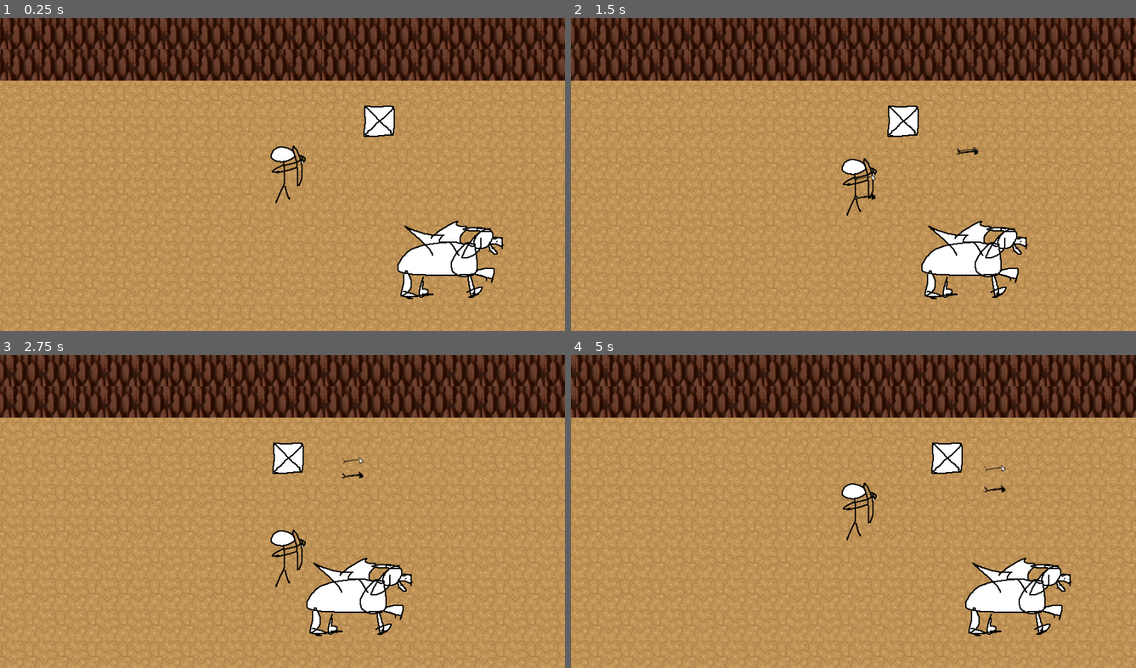
Above: before the commit, frames 1-4 (two rows, left to right).
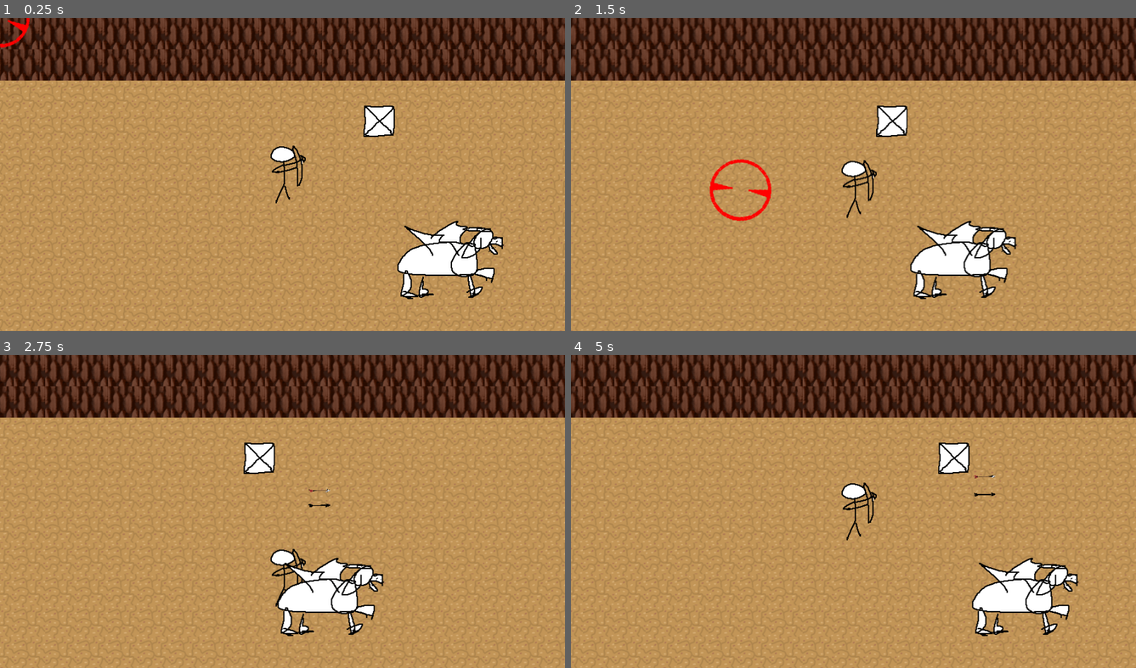
Above: after the commit, the same moments.

Repository: m7rk/codingblocksjam
Game: Godot game, scene res://Dungeon.tscn
Same seed, same stepped clock (60 frames per second), same inputs: the game is played once before the commit and once after it.
Inputs (mouse positions are in pixels of both pictures, inside the frame that each line leads up to):
- Up to frame 1 (0.25 s): no input
- Up to frame 2 (1.5 s): move the mouse to (977, 158) at 0.52 s; hold D (right) 0.53-1.28 s; click (977, 158) at 0.67 s; move the mouse to (740, 190) at 1.27 s; hold S (down) from 1.28 s (still down); click (740, 190) at 1.42 s
- Up to frame 3 (2.75 s): move the mouse to (339, 442) at 2.02 s; release S (down) at 2.03 s; hold D (right) from 2.03 s (still down); click (339, 442) at 2.17 s
- Up to frame 4 (5 s): move the mouse to (825, 574) at 2.77 s; release D (right) at 2.78 s; hold W (up) 2.78-3.53 s; click (825, 574) at 2.92 s; move the mouse to (1023, 558) at 3.52 s; hold A (left) from 3.53 s (still down); click (1023, 558) at 3.67 s; move the mouse to (684, 464) at 4.27 s; click (684, 464) at 4.42 s

The runs differ from the first frame. In frame 1, 0.1% of the frame differs, in the area x 0-6%, y 0-10%; in frame 2, 18%; in frame 3, 19%, in the area x 0-100%, y 0-100%; in frame 4, 19%.

Commit message:
aimer

Diff:
--- a/Arrow.gd
+++ b/Arrow.gd
@@ -27,7 +27,7 @@
 	var airtime = abs(Vector2(x,y).length() / SPEED)
 	# let's start by solving for y first.
 	# i do not know why i have to divide by ten here??
-	zvel = (0.3 + -(0.5 * zgrav * airtime * airtime)) / airtime
+	zvel = (0.5 + -(0.5 * zgrav * airtime * airtime)) / airtime
 	yvel = (y / airtime)
 
 
--- a/Arrow.tscn
+++ b/Arrow.tscn
@@ -2,9 +2,10 @@
 
 [ext_resource path="res://arrow.png" type="Texture" id=1]
 [ext_resource path="res://Arrow.gd" type="Script" id=2]
-[ext_resource path="res://shadow.png" type="Texture" id=3]
+[ext_resource path="res://arrow_shadow.png" type="Texture" id=3]
 
 [sub_resource type="RectangleShape2D" id=1]
+extents = Vector2( 1, 1 )
 
 [node name="Arrow" type="Area2D"]
 collision_layer = 2
@@ -15,10 +16,19 @@
 shape = SubResource( 1 )
 
 [node name="ArrowSprite" type="Sprite" parent="."]
-position = Vector2( 0, -30 )
+position = Vector2( -15, -30 )
+scale = Vector2( 0.05, 0.05 )
 texture = ExtResource( 1 )
+__meta__ = {
+"_edit_lock_": true
+}
 
 [node name="Sprite" type="Sprite" parent="."]
+position = Vector2( -15, 0 )
+scale = Vector2( 0.05, 0.05 )
 texture = ExtResource( 3 )
+__meta__ = {
+"_edit_lock_": true
+}
 
 [connection signal="body_entered" from="." to="." method="_on_Arrow_body_entered"]
--- a/Dungeon.tscn
+++ b/Dungeon.tscn
@@ -8,6 +8,7 @@
 [ext_resource path="res://CameraFollow.gd" type="Script" id=6]
 [ext_resource path="res://blob.png" type="Texture" id=7]
 [ext_resource path="res://Enemy.gd" type="Script" id=8]
+[ext_resource path="res://aimer.png" type="Texture" id=9]
 
 [sub_resource type="RectangleShape2D" id=2]
 extents = Vector2( 10, 600 )
@@ -95,11 +96,6 @@
 position = Vector2( 854, 379 )
 texture = ExtResource( 4 )
 
-[node name="Camera" type="Camera2D" parent="."]
-offset = Vector2( 0, 250 )
-current = true
-script = ExtResource( 6 )
-
 [node name="EnemyCollection" type="Node2D" parent="."]
 
 [node name="Enemy" type="KinematicBody2D" parent="EnemyCollection"]
@@ -155,3 +151,12 @@
 __meta__ = {
 "_edit_lock_": true
 }
+
+[node name="Aimer" type="Sprite" parent="."]
+position = Vector2( 1257, 258 )
+texture = ExtResource( 9 )
+
+[node name="Camera" type="Camera2D" parent="."]
+offset = Vector2( 0, 250 )
+current = true
+script = ExtResource( 6 )
--- a/Player.gd
+++ b/Player.gd
@@ -2,35 +2,60 @@
 var arrow = preload("res://Arrow.tscn")
 
 # Declare member variables here. Examples:
-var SPEED = 100
+var SPEED = 150
+
+var AIM_SPEED = 50
 # var b = "text"
-
+var aimer_active = true
+var aim_time = 0
+var AIM_MAX = 2.5
+var AIM_LIMIT = 2.0
+var AIM_CURS_ROT_SPEED = 90
 
 # Called when the node enters the scene tree for the first time.
 func _ready():
 	pass # Replace with function body.
 
 
-# Called every frame. 'delta' is the elapsed time since the previous frame.
-#func _process(delta):
-#	pass
+func _physics_process(delta):
+	var raw_input = Vector2(0,0)
+	if(Input.is_action_pressed("right")):
+		raw_input = Vector2(1,0)
+	if(Input.is_action_pressed("left")):
+		raw_input = Vector2(-1,0)
+	if(Input.is_action_pressed("up")):
+		raw_input = Vector2(0,-1)
+	if(Input.is_action_pressed("down")):
+		raw_input = Vector2(0,1)
+	if(aimer_active):
+		move_and_slide(AIM_SPEED * raw_input)
+	else:
+		move_and_slide(SPEED * raw_input)
 
-func _physics_process(delta):
-	if(Input.is_action_pressed("right")):
-		move_and_slide(Vector2(SPEED,0))
-	if(Input.is_action_pressed("left")):
-		move_and_slide(Vector2(-SPEED,0))
-	if(Input.is_action_pressed("up")):
-		move_and_slide(Vector2(0,-SPEED))
-	if(Input.is_action_pressed("down")):
-		move_and_slide(Vector2(0,SPEED))
+	var target = Vector2(0,10000)
+	if(aimer_active):
+		target = Vector2(-450 + get_node("../Camera").global_position.x + get_viewport().get_mouse_position().x, get_viewport().get_mouse_position().y)
+		aim_time += delta
+		if(aim_time > AIM_LIMIT):
+			aim_time = AIM_LIMIT
+
+	else:
+		aim_time = 0
+		get_node("../Aimer").rotation_degrees = 0
+	get_node("../Aimer").global_position = target
+	var aimscale = pow((AIM_MAX - aim_time) / AIM_MAX,0.8)
+	get_node("../Aimer").global_scale = Vector2(aimscale,aimscale)
+	get_node("../Aimer").rotation_degrees += AIM_CURS_ROT_SPEED * delta
 
 func _input(event):
 	# Mouse in viewport coordinates.
 	if event is InputEventMouseButton and event.button_index == BUTTON_LEFT and event.pressed:
+		aimer_active = true
+	if event is InputEventMouseButton and event.button_index == BUTTON_LEFT and !event.pressed:
 		var instance = arrow.instance()
 		get_parent().add_child(instance)
 		instance.global_position = global_position
 		var target_x = event.position.x + get_node("../Camera").global_position.x
 		var diff_x = target_x + -global_position.x + -450 # cam bias
 		instance.set_arrow_target(diff_x, event.position.y - global_position.y)
+		aimer_active = false
Not shown: 1 places in Dungeon.tscn that only renumber resources
Binary file added: aimer.png
Not shown, added: aimer.png.import
Binary file changed: arrow.png
Binary file added: arrow_shadow.png
Not shown, added: arrow_shadow.png.import
